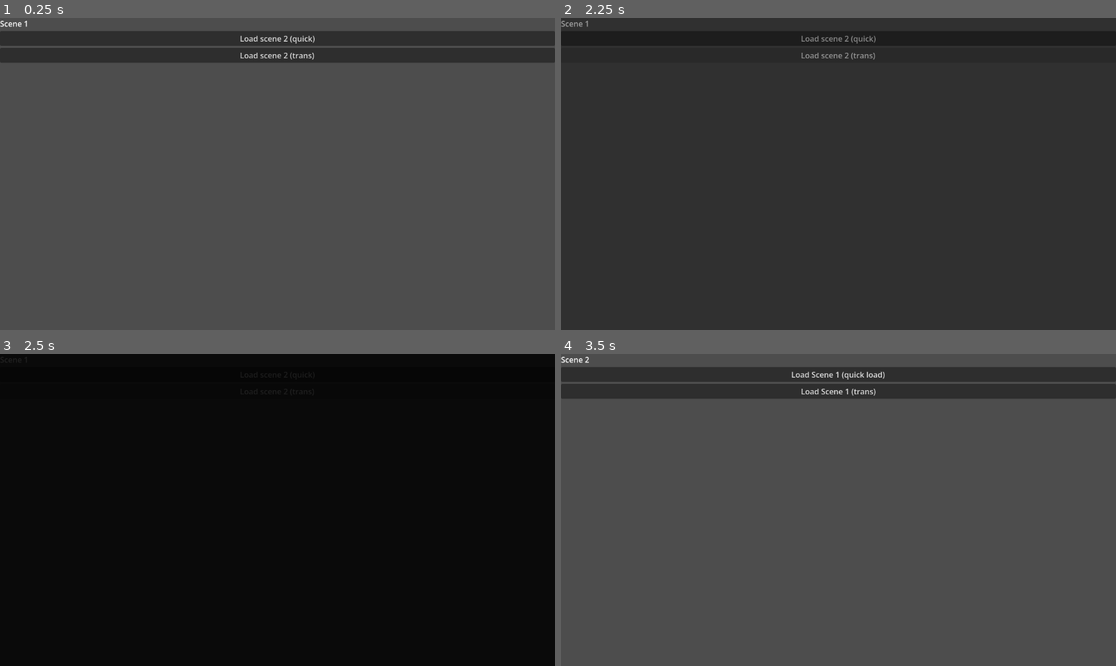
Above: before the commit, frames 1-4 (two rows, left to right).
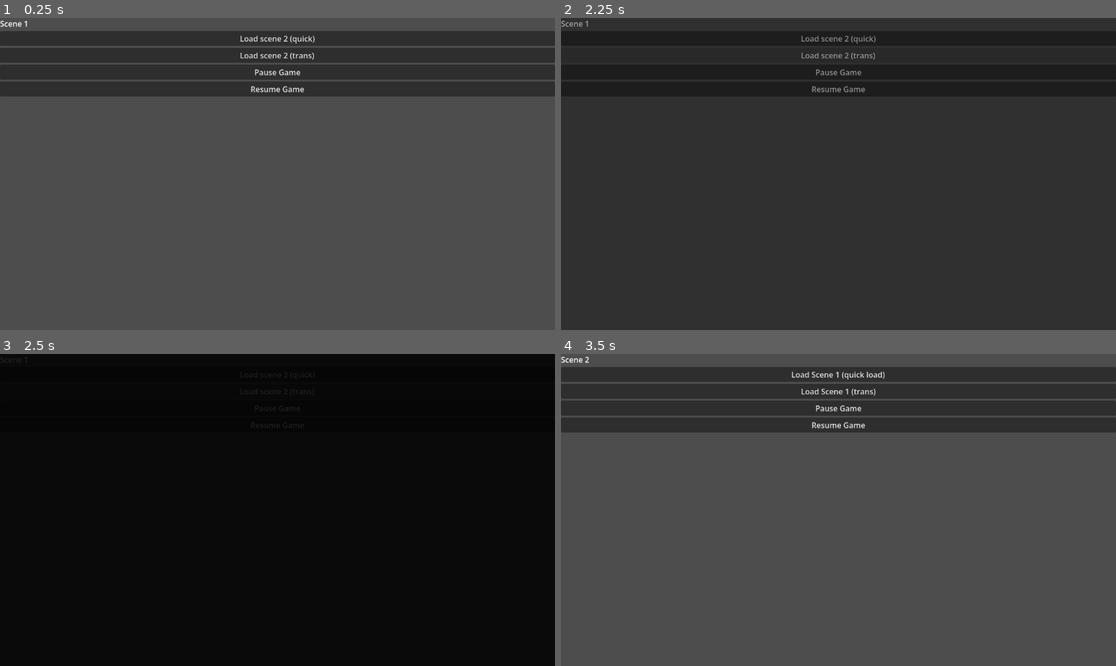
Above: after the commit, the same moments.

Repository: WorldOfRichey/SceneManager
Game: Godot game, scene res://demo/startup.tscn
Two runs of this game, one before a commit and one after it. Both use one fixed random seed, a clock stepped at 60 frames per second and the inputs below.
Inputs:
- Up to frame 1 (0.25 s): no input
- Up to frame 2 (2.25 s): click "Load scene 2 (quick)" at 0.5 s; click "Load Scene 1 (quick load)" at 1.25 s; click "Load scene 2 (trans)" at 2 s
- Up to frame 3 (2.5 s): no input
- Up to frame 4 (3.5 s): click "Load Scene 1 (trans)" at 2.75 s

The runs differ from the first frame. In frame 1, 9.5% of the frame differs, in the area x 0-100%, y 14-26%; in frame 2, 0.1%; in frame 3, less than 0.1%; in frame 4, 9.5%.

Commit message:
Added pause and resume buttons

Diff:
--- a/demo/menu.gd
+++ b/demo/menu.gd
@@ -11,3 +11,9 @@
 
 func load_scene_two_trans() -> void:
 	GameManager.scene_loader.load_scene_with_transition("res://demo/menu2.tscn", "FadeTransition")
+
+func pause_game() -> void:
+	GameManager.pause_game()
+
+func resume_game() -> void:
+	GameManager.resume_game()
--- a/demo/menu.tscn
+++ b/demo/menu.tscn
@@ -31,5 +31,15 @@
 layout_mode = 2
 text = "Load scene 2 (trans)"
 
+[node name="PauseGame" type="Button" parent="VBoxContainer" unique_id=1164687320]
+layout_mode = 2
+text = "Pause Game"
+
+[node name="ResumeGame" type="Button" parent="VBoxContainer" unique_id=1271428284]
+layout_mode = 2
+text = "Resume Game"
+
 [connection signal="pressed" from="VBoxContainer/LoadScene2Quick" to="." method="load_scene_two_quick"]
 [connection signal="pressed" from="VBoxContainer/LoadScene2Trans" to="." method="load_scene_two_trans"]
+[connection signal="pressed" from="VBoxContainer/PauseGame" to="." method="pause_game"]
+[connection signal="pressed" from="VBoxContainer/ResumeGame" to="." method="resume_game"]
--- a/demo/menu2.tscn
+++ b/demo/menu2.tscn
@@ -31,5 +31,15 @@
 layout_mode = 2
 text = "Load Scene 1 (trans)"
 
+[node name="PauseGame" type="Button" parent="VBoxContainer" unique_id=1713905735]
+layout_mode = 2
+text = "Pause Game"
+
+[node name="ResumeGame" type="Button" parent="VBoxContainer" unique_id=904345877]
+layout_mode = 2
+text = "Resume Game"
+
 [connection signal="pressed" from="VBoxContainer/LoadScene1Quick" to="." method="load_scene_one_quick"]
 [connection signal="pressed" from="VBoxContainer/LoadScene1Trans" to="." method="load_scene_one_trans"]
+[connection signal="pressed" from="VBoxContainer/PauseGame" to="." method="pause_game"]
+[connection signal="pressed" from="VBoxContainer/ResumeGame" to="." method="resume_game"]
